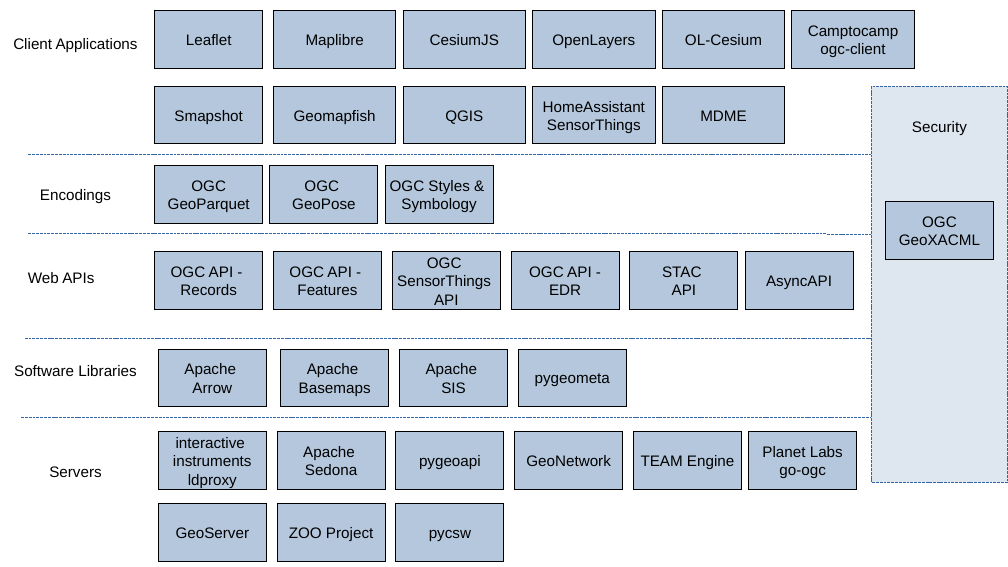
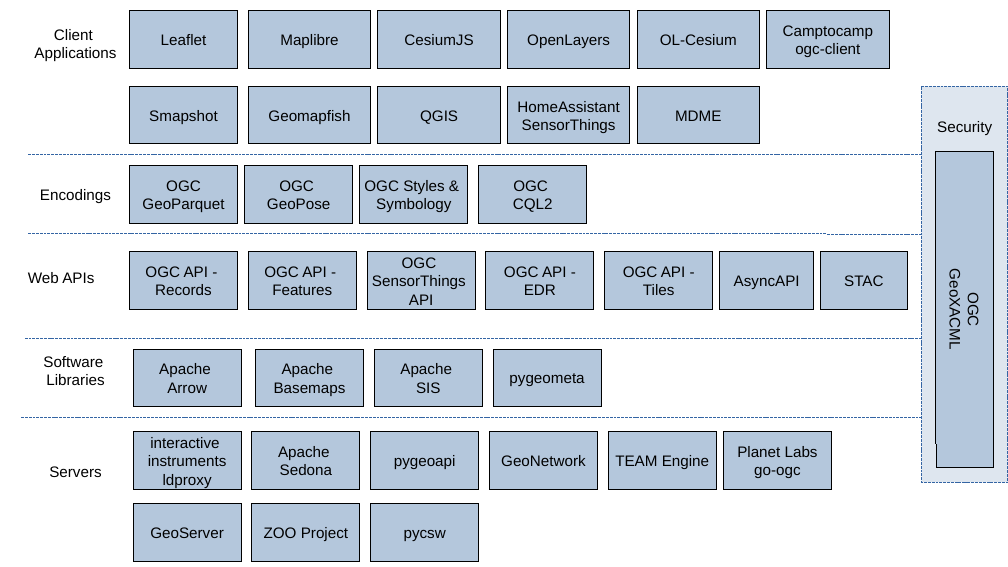
Before and after one commit to opengeospatial/developer-events, a slide deck: slide 1 of 2023/Open-Software-Open-Standards-Code-Sprint/engineering-report/images/Figures.odp. Drawn at 1008x567 pixels with LibreOffice and Linux fonts; fonts in the diff are those of the drawing. Boxes give left, top, right and bottom in pixels: in the first picture for what was removed or moved away, otherwise in the second. Text is boxed around its words. In the diff, an @@ line names an element or a change of style, - is before the commit and + after.

```diff
--- a/2023/Open-Software-Open-Standards-Code-Sprint/engineering-report/images/Figures.odp
+++ b/2023/Open-Software-Open-Standards-Code-Sprint/engineering-report/images/Figures.odp
@@ text at (x1=34, y1=29, x2=116, y2=61): text changed @@
-Client Applications
+Client
+Applications
@@ rectangle resized from (x1=872, y1=86, x2=1008, y2=482) to (x1=922, y1=86, x2=1008, y2=482) @@
@@ text "Security" moved from (x1=912, y1=121, x2=967, y2=135) to (x1=937, y1=121, x2=992, y2=135) @@
@@ rectangle added at (x1=479, y1=166, x2=587, y2=223), fill #B4C7DC, outline #000000 0 pt, 12 pt, text #000000 @@
+OGC
+CQL2
@@ rectangle "OGC" at (x1=936, y1=151, x2=994, y2=468): rotation 0 to 90 degrees @@
@@ 32 rectangles moved together from (x1=155, y1=11, x2=915, y2=562) to (x1=130, y1=11, x2=890, y2=562) @@
@@ text in rectangle at (x1=623, y1=266, x2=686, y2=295): text changed @@
-STAC
-API
+OGC API -
+Tiles
@@ rectangle "AsyncAPI" resized from (x1=745, y1=252, x2=853, y2=310) to (x1=720, y1=252, x2=813, y2=310) @@
@@ rectangle added at (x1=821, y1=252, x2=907, y2=310), fill #B4C7DC, outline #000000 0 pt, 12 pt, text #000000 @@
+STAC
@@ text at (x1=43, y1=356, x2=104, y2=385): text changed @@
-Software Libraries
+Software
+Libraries
```
Also in this commit, not shown: 10 other files.
